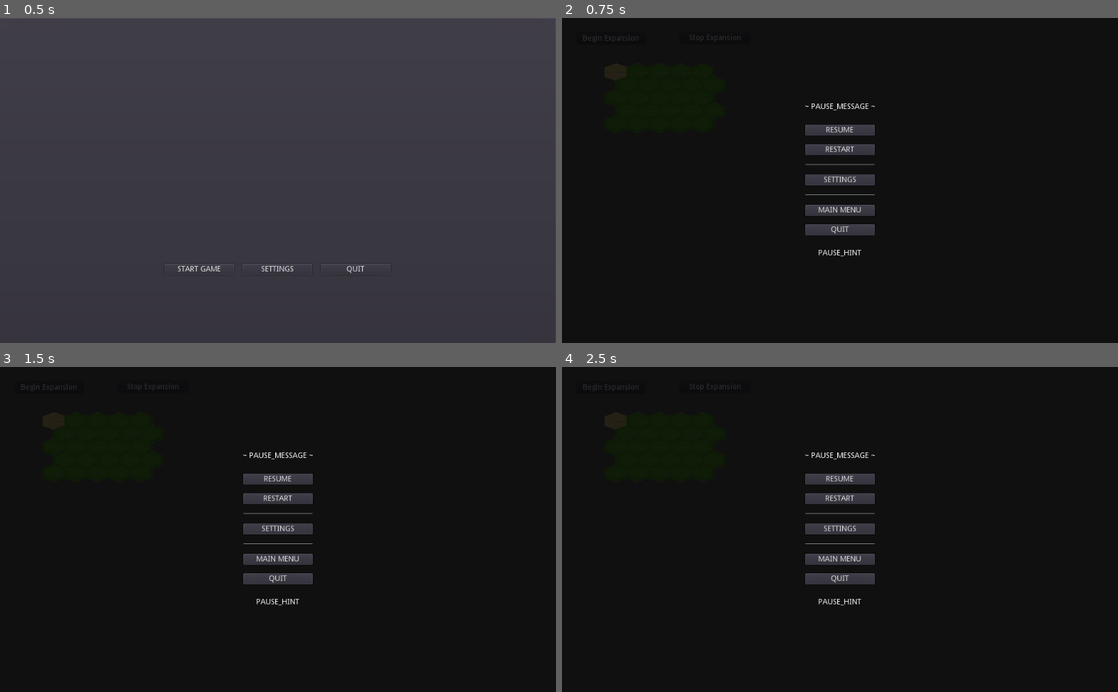
Above: before the commit, frames 1-4 (two rows, left to right).
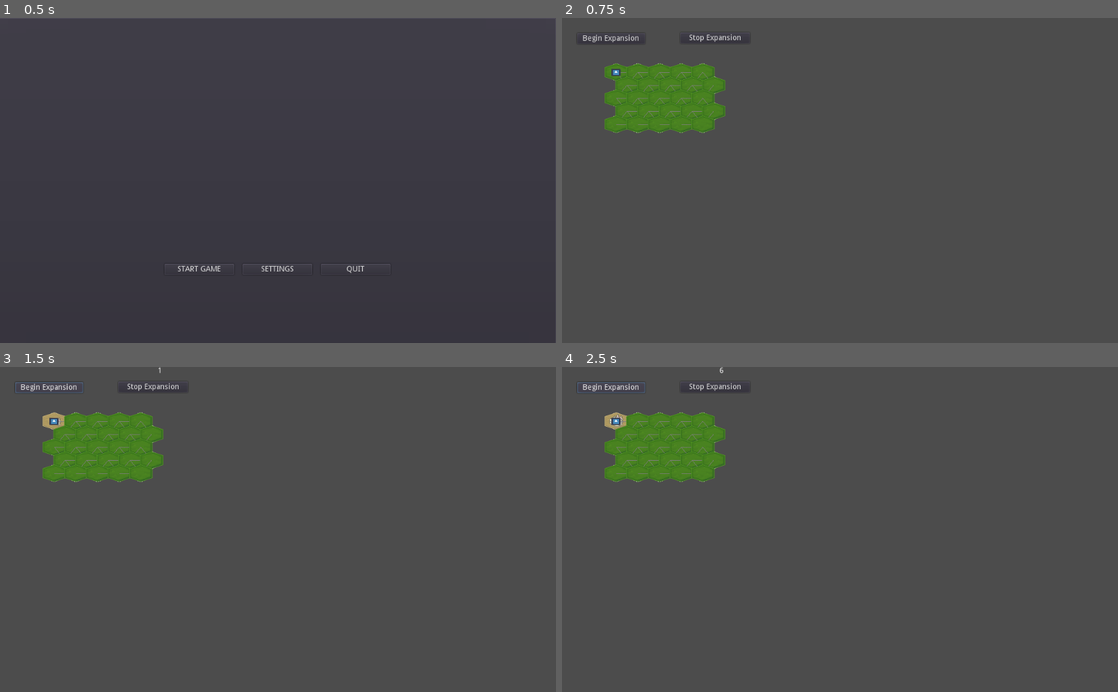
Above: after the commit, the same moments.

Repository: Cartogy/godot-wild-jam-36
Game: Godot game, scene res://src/Menu/Menu.tscn
The game is run twice, just before and just after one commit, with the same random seed, the same clock (stepped at 60 frames per second) and the same inputs. The project has no main scene, so this scene is started directly. The engine's default icon, where the game draws it, is replaced by a stand-in: a white triangle on a blue panel in a dark square.
Inputs:
- Up to frame 1 (0.5 s): no input
- Up to frame 2 (0.75 s): click "START GAME" at 0.5 s
- Up to frame 3 (1.5 s): click "Begin Expansion" at 1.25 s
- Up to frame 4 (2.5 s): click "Begin Expansion" at 2 s

Frame 1 is identical in both runs. In frame 2, 98% of the frame differs, in the area x 0-100%, y 0-100%; in frame 3, 98%; in frame 4, 98%.

Commit message:
Added building structures to cells

Diff:
--- a/project.godot
+++ b/project.godot
@@ -18,6 +18,11 @@
 "class": "BNet",
 "language": "GDScript",
 "path": "res://src/BNet/b_net.gd"
+}, {
+"base": "CellStructure",
+"class": "BNetStructure",
+"language": "GDScript",
+"path": "res://src/Structures/BNetStructure/bnet_structure.gd"
 }, {
 "base": "TileEntity",
 "class": "Bunny",
@@ -44,10 +49,20 @@
 "language": "GDScript",
 "path": "res://src/Grid/Cell/States/cell_state.gd"
 }, {
+"base": "Node2D",
+"class": "CellStructure",
+"language": "GDScript",
+"path": "res://src/Structures/structure.gd"
+}, {
 "base": "Resource",
 "class": "CubeCoordinate",
 "language": "GDScript",
 "path": "res://src/Grid/Cell/HexCoordinates/cube_coordinate.gd"
+}, {
+"base": "BNetStructure",
+"class": "DenStructure",
+"language": "GDScript",
+"path": "res://src/Structures/BNetStructure/Den/den_structure.gd"
 }, {
 "base": "Resource",
 "class": "DoubleCoordinate",
@@ -102,12 +117,15 @@
 _global_script_class_icons={
 "AxialCoordinate": "",
 "BNet": "",
+"BNetStructure": "",
 "Bunny": "",
 "Cell": "",
 "CellResource": "",
 "CellSpecialResource": "",
 "CellState": "",
+"CellStructure": "",
 "CubeCoordinate": "",
+"DenStructure": "",
 "DoubleCoordinate": "",
 "HexConversion": "",
 "HexCoordinates": "",
--- a/src/BNet/b_net.gd
+++ b/src/BNet/b_net.gd
@@ -13,9 +13,8 @@
 # These cells are already consumed
 # Hex_Coord -> Cell
 
-# TODO: Refactor. This will store production cells (Cells with Buildings) as cells that have Dens
 # Will be the only ones to acquire/consume another cell.
-var production_cells: Dictionary
+var production_structures: Dictionary
 # HexCoord -> Cell
 var consumed_cells: Dictionary
 
@@ -32,44 +31,23 @@
 			tick_cells()
 			tick_timer.start(tick_in_seconds)
 
-# Called by cell production when consumption is finished
-func cell_consumed(from: Cell, cell_consumed: Cell):
-	consumed_cells[cell_consumed.hex_coords] = cell_consumed
-
-	var next_cell = from.breadth_search_neighbours()
-	next_cell.connect("get_resources", actor_data, "add_resources")
-	if next_cell != null:
-		from.consume_cell(next_cell)
-	else:
-		printerr("No neighbours to consume")
-
-
 func tick_cells():
-	for c in production_cells.values():
+	for c in production_structures.values():
 		c.tick()
 
 #####
 # Adding
 #####
 
-# Adds a new production cell to take into acount
-func add_consuming_cell(hex_coord: Vector2, cell: Cell):
-	production_cells[hex_coord] = cell
-	cell.connect("consumption_complete", self, "cell_consumed")
-	cell.connect("new_bunny", self, "add_bunny")
-	cell.triggered()
-	var n = cell.breadth_search_neighbours()
-	if n != null:
-		# Make it a production cell
-		cell.bnet_produce()
-		n.connect("get_resources", actor_data, "add_resources")
-		cell.consume_cell(n)
-	else:
-		production_cells.erase(hex_coord)
+func add_structure(structure: BNetStructure, hex_coord: Vector2, cell: Cell):
 
-func add_bunny(to: Cell):
-	var real_hex_center = to.real_hex_center
-	var hex_coords = to.hex_coords
+	production_structures[hex_coord] = structure
 
-	if to.state_machine.current_state.name == "BNet":
-		to.bunnies.add_bunny(real_hex_center, hex_coords, self)
+	print_debug()
+	structure.place_on_cell(cell)
+	structure.add_to_bnet(self)
+	add_child(structure)
+
+func add_starting_structure(structure: BNetStructure, hex_coord:Vector2, cell: Cell):
+	add_structure(structure, hex_coord, cell)
+	structure.starting_structure()
--- a/src/Grid/Cell/cell.gd
+++ b/src/Grid/Cell/cell.gd
@@ -59,6 +59,9 @@
 	var angle_rad = PI / 180 * angle_deg
 
 	return Vector2(center.x + c_size.x * cos(angle_rad), center.y + c_size.y * sin(angle_rad))
+
+func get_hex_center() -> Vector2:
+	return real_hex_center - self.global_position
 
 ###############
 # BNET Interface
--- a/src/Level/level.gd
+++ b/src/Level/level.gd
@@ -7,10 +7,14 @@
 onready var grid = $Grid
 onready var bnet = $BNetView/BNet
 
+var starting_den: PackedScene = load("res://src/Structures/BNetStructure/Den/Den.tscn")
+
 func _ready():
 	# Add starting cell
 	var cell = grid.get_cell(starting_cell)
-	bnet.add_consuming_cell(starting_cell, cell)
+	var den = starting_den.instance()
+
+	bnet.add_starting_structure(den, starting_cell, cell)
 
 func start_bnet():
 	bnet.active = true
--- a/src/Main/Main.tscn
+++ b/src/Main/Main.tscn
@@ -34,7 +34,6 @@
 [node name="CanvasLayer" type="CanvasLayer" parent="."]
 
 [node name="PauseMenu" parent="CanvasLayer" instance=ExtResource( 3 )]
-visible = true
 
 [connection signal="pressed" from="Begin" to="BaseLevel" method="_on_Button_pressed"]
 [connection signal="pressed" from="Stop" to="BaseLevel" method="_on_Stop_pressed"]
--- /dev/null
+++ b/src/Structures/BNetStructure/Den/Den.tscn
@@ -0,0 +1,12 @@
+[gd_scene load_steps=3 format=2]
+
+[ext_resource path="res://icon.png" type="Texture" id=1]
+[ext_resource path="res://src/Structures/BNetStructure/Den/den_structure.gd" type="Script" id=2]
+
+[node name="Den" type="Node2D"]
+script = ExtResource( 2 )
+
+[node name="Sprite" type="Sprite" parent="."]
+position = Vector2( -0.630674, 0.420449 )
+scale = Vector2( 0.257646, 0.21166 )
+texture = ExtResource( 1 )
--- /dev/null
+++ b/src/Structures/BNetStructure/Den/den_structure.gd
@@ -0,0 +1,47 @@
+extends BNetStructure
+class_name DenStructure
+
+var consuming_cell
+var bnet
+
+func add_to_bnet(p_bnet):
+	bnet = p_bnet
+	# Make sure it produces in its current cell
+	consuming_cell = cell
+
+func starting_structure():
+	cell.bnet_acquire()
+
+func tick():
+	if consuming_cell.bunnies.reached_max_capacity():
+		consuming_cell.triggered()
+		cell_consumed(cell, consuming_cell)
+	else:
+		#consuming_cell.add_bunny()
+		add_bunny(consuming_cell)
+		if consuming_cell.bunnies.reached_max_capacity():
+			consuming_cell.triggered()
+
+			cell_consumed(cell, consuming_cell)
+
+
+func add_consuming_cell(p_cell: Cell):
+	consuming_cell = p_cell
+	consuming_cell.bnet_acquire()
+
+func cell_consumed(from: Cell, cell_consumed: Cell):
+	bnet.consumed_cells[cell_consumed.hex_coords] = cell_consumed
+
+	var next_cell = from.breadth_search_neighbours()
+	next_cell.connect("get_resources", bnet.actor_data, "add_resources")
+	if next_cell != null:
+		add_consuming_cell(next_cell)
+	else:
+		printerr("No neighbours to consume")
+
+func add_bunny(to: Cell):
+	var real_hex_center = to.real_hex_center
+	var hex_coords = to.hex_coords
+
+	if to.state_machine.current_state.name == "BNet":
+		to.bunnies.add_bunny(real_hex_center, hex_coords, bnet)
--- /dev/null
+++ b/src/Structures/BNetStructure/bnet_structure.gd
@@ -0,0 +1,8 @@
+extends CellStructure
+class_name BNetStructure
+
+func add_to_bnet(bnet):
+	pass
+
+func starting_structure():
+	pass
--- /dev/null
+++ b/src/Structures/structure.gd
@@ -0,0 +1,19 @@
+extends Node2D
+class_name CellStructure
+
+"""
+A structure such as a Den, Town or any building.
+"""
+
+# Current cell it is on
+var cell: Cell
+
+func _ready():
+	pass
+
+func place_on_cell(p_cell: Cell):
+	var center = p_cell.get_hex_center()
+	print_debug(center)
+
+	cell = p_cell
+	self.global_position = p_cell.real_hex_center
